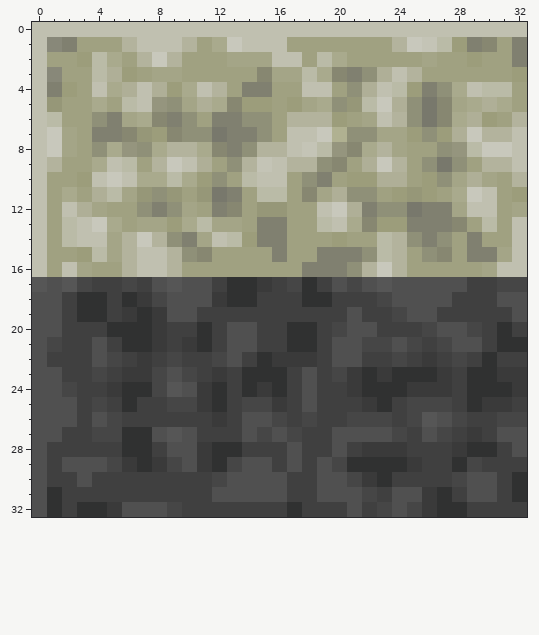
A pixel-art sprite gets an edit: Assets/Sprites/Environment/Floor_Texture.png. This is how it looked before the edit.
The file is 33x33 pixels. Colours within 5 levels of each other are drawn and written as one.
After the commit:
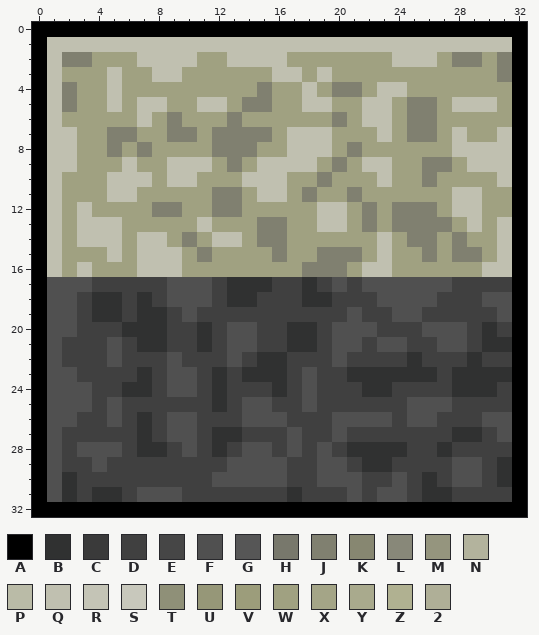
Palette (. is transparent): A #000000  B #303131  C #3a3a3a  D #404040  E #464646  F #505050  G #565656  H #78786c  J #808070  K #878771  L #888879  M #95957e  N #b3b39d  P #babba7  Q #c0c0b0  R #c4c4b6  S #c8c8bc  T #8f9078  U #969778  V #9c9d7b  W #a0a181  X #a4a587  Y #a9aa8d  Z #b0b191  2 #afaf97
Edits made:
y 0: x 0..32 QQQQQQQQQQQQQQQQQQQQQQQQQQQQQQQQQ -> AAAAAAAAAAAAAAAAAAAAAAAAAAAAAAAAA
y 1: x 0..6 QLJWWWN -> AQQQQQQ; x 10..13 NWYS -> QQQQ; x 17..32 WWWWWWWNSRPVJKWJ -> QQQQQQQQQQQQQQQA
y 2: x 0..5 QWWVPY -> AQJJWW; x 7..10 NSNW -> QQQQ; x 13..15 XXX -> QQQ; x 17 Q -> W; x 19..20 PY -> WW; x 24..26 WWX -> QQQ; x 28..29 WV -> JJ; x 31..32 WJ -> JA
y 3: x 0..1 QL -> AQ; x 4..6 P2V -> WQW; x 8..9 XX -> QQ; x 15..25 KXXPYKJT2QN -> WQQWQWWWWWW; x 31..32 WV -> JA
y 4: x 0..2 QJV -> AQJ; x 4..12 QY2Q2VYQN -> WQWWWWWWW; x 14 J -> W; x 19..22 QWT2 -> WJJW; x 24..32 PVJTYQPPW -> QWWWWWWWA
y 5: x 0..2 QUW -> AQJ; x 4..6 YWP -> WQW; x 8..15 MTX2YKVV -> QWWQQWJJ; x 17..32 VXYTUPS2THKXY2YW -> WQQWWQQWJJWQQQWA
y 6: x 0..1 QP -> AQ; x 4..8 TJXYK -> WWWQW; x 10 T -> W; x 12 J -> W; x 14..15 TT -> WW; x 17..20 NNNV -> WWWJ; x 22 X -> Q; x 24..30 NTHKY2V -> WJJWWWW; x 32 N -> A
y 7: x 0..2 QSX -> AQQ; x 4 J -> W; x 6..12 KUVKTTH -> JWWJJWJ; x 15 T -> J; x 19..32 SZTTXXVTV2SNNQ -> QWWWQWJJWQWWQA
y 8: x 0..2 QSX -> AQQ; x 4..12 TYMTYNNYK -> WJWJWWWWJ; x 14..16 TNN -> JWW; x 18..24 RPMKYNX -> QQWJWWW; x 27..32 TMPSSQ -> WQQQQA
y 9: x 0..2 QNW -> AQQ; x 4..6 YQP -> WWQ; x 8..9 NS -> WQ; x 11 2 -> Q; x 13..15 TNR -> JWQ; x 17..20 NNTK -> QQWJ; x 22..24 2SN -> QQW; x 26..32 THTWNNQ -> JJWQQQA
y 10: x 0..1 QW -> AQ; x 3..5 VQS -> WWQ; x 7..12 YYPYVT -> QWQQWW; x 14 P -> Q; x 18 T -> W; x 21..24 VV22 -> WWQW; x 26..32 VTX2XWN -> JWWWWQA
y 11: x 0..2 QWY -> AQW; x 4..9 2PXUTU -> WQQWWW; x 11..12 UH -> WJ; x 15..16 PP -> QQ; x 18..22 KX2TT -> JWWJW; x 24..26 VUV -> WWW; x 28..30 YSQ -> QQW; x 32 V -> A
y 12: x 0..4 QWQ2X -> AQWQW; x 7 T -> W; x 9..10 TX -> JW; x 13 K -> J; x 15..16 UU -> WW; x 20..21 S2 -> QW; x 23..25 TTH -> WJJ; x 27..28 JX -> WQ; x 30 Q -> W; x 32 X -> A
y 13: x 0..2 QWP -> AQW; x 4..5 SY -> QQ; x 7..13 XXVYPXX -> WWWWQWW; x 19 P -> Q; x 21..24 YKVV -> WJWJ; x 28..32 KWPWQ -> WQWQA
y 14: x 0..2 QWP -> AQW; x 5..9 XNSNT -> QWQQW; x 11 X -> W; x 13..14 PV -> QW; x 20 V -> W; x 23..25 PNT -> QWJ; x 27..29 TWJ -> WJW; x 31..32 WQ -> QA
y 15: x 0..1 QW -> AQ; x 3..6 VPXN -> WWQW; x 9..11 NTK -> QWJ; x 22..24 TPN -> WQW; x 26..28 TKW -> JWJ; x 30..32 JXQ -> WQA
y 16: x 0..3 QWQX -> AQWQ; x 6 N -> W; x 9 N -> Q; x 21..24 TNSN -> WQQW; x 30 X -> Q; x 32 Q -> A
y 17: x 0 G -> A; x 2..3 GE -> FF; x 6 E -> D; x 8..9 FG -> DF; x 15 C -> B; x 17 E -> D; x 21 E -> D; x 23 G -> F; x 28 F -> D; x 31..32 EE -> DA
y 18: x 0 F -> A; x 2..3 DB -> FD; x 5..8 DBCE -> BDBD; x 12 C -> D; x 23 E -> F; x 27 F -> D; x 30 D -> F; x 32 F -> A
y 19: x 0 F -> A; x 2..3 DB -> FD; x 5..6 DC -> BD; x 8..9 CF -> BD; x 24 E -> F; x 26 F -> D; x 31..32 DF -> FA
y 20: x 0 F -> A; x 2 D -> F; x 5 B -> D; x 8 C -> B; x 20 E -> F; x 26 E -> F; x 29..32 EDBD -> DBDA
y 21: x 0..1 FE -> AF; x 4..6 FDB -> DFD; x 8 C -> B; x 10 C -> D; x 22..23 EE -> DF; x 25 E -> D; x 27 E -> F; x 29..30 FD -> DB; x 32 B -> A
y 22: x 0..1 FD -> AF; x 4..5 FE -> DF; x 7 C -> D; x 9 E -> F; x 12 E -> D; x 16..18 CCC -> BDD; x 21 F -> D; x 24..26 EDC -> DBD; x 28..30 EDB -> DBD; x 32 D -> A
y 23: x 0 F -> A; x 2 D -> F; x 4 E -> D; x 6..8 CCE -> DBD; x 10 E -> F; x 12 C -> B; x 20..21 EC -> DB; x 23 C -> B; x 27..28 CD -> DB; x 31..32 CC -> BA
y 24: x 0 F -> A; x 2..3 ED -> FF; x 5 C -> D; x 8..9 EG -> DF; x 11 C -> D; x 14..15 BC -> DD; x 21 C -> D; x 24..28 BCCCD -> DDDDB; x 31..32 BC -> DA
y 25: x 0 F -> A; x 3..6 DEDB -> FDFD; x 9..11 EEC -> DDD; x 14..16 EEC -> FFD; x 22..23 CB -> DD; x 25..27 EEE -> FFF; x 29..32 BCCD -> DDDA
y 26: x 0 F -> A; x 4..5 FE -> DF; x 7 D -> B; x 9..10 DD -> FF; x 12 C -> D; x 16 E -> F; x 18 E -> D; x 20..23 DEEE -> FFFF; x 25..28 EGFE -> FFDD; x 30..32 DEE -> FFA
y 27: x 0 F -> A; x 4..6 EEB -> DDD; x 8..9 FG -> DF; x 12..17 DDFEFE -> BBDDDF; x 21..24 FFFE -> DDDD; x 26..29 FEDC -> DDBB; x 32 F -> A
y 28: x 0..1 FD -> AF; x 3..6 DDDB -> FFFD; x 8..9 DF -> BD; x 11 C -> D; x 13..15 BDD -> DFF; x 19..24 DFDCCC -> FDBBBB; x 27..30 DCBB -> BDDD; x 32 F -> A
y 29: x 0..3 FDFF -> AFDD; x 5..13 ECBCEFCBE -> DDDDDDDDF; x 16..17 DF -> FD; x 20..21 EB -> FD; x 24..25 BC -> DD; x 28..29 BE -> FF; x 31..32 DD -> BA
y 30: x 0..3 FDDF -> AFBD; x 12 E -> F; x 21..24 ECBD -> FDDF; x 26 D -> B; x 28 E -> F; x 30..32 FDB -> DBA
y 31: x 0..2 FBD -> AFB; x 4..5 DD -> BB; x 7..9 DDD -> FFF; x 12..17 FFFFFD -> DDDDDB; x 19..20 FF -> DD; x 22..23 ED -> DF; x 25..26 FC -> DB; x 29..30 FF -> DD; x 32 B -> A
y 32: x 0..32 FBDBBCFFFEDDDDDDDBDDDFDEFECBBDDDD -> AAAAAAAAAAAAAAAAAAAAAAAAAAAAAAAAA
